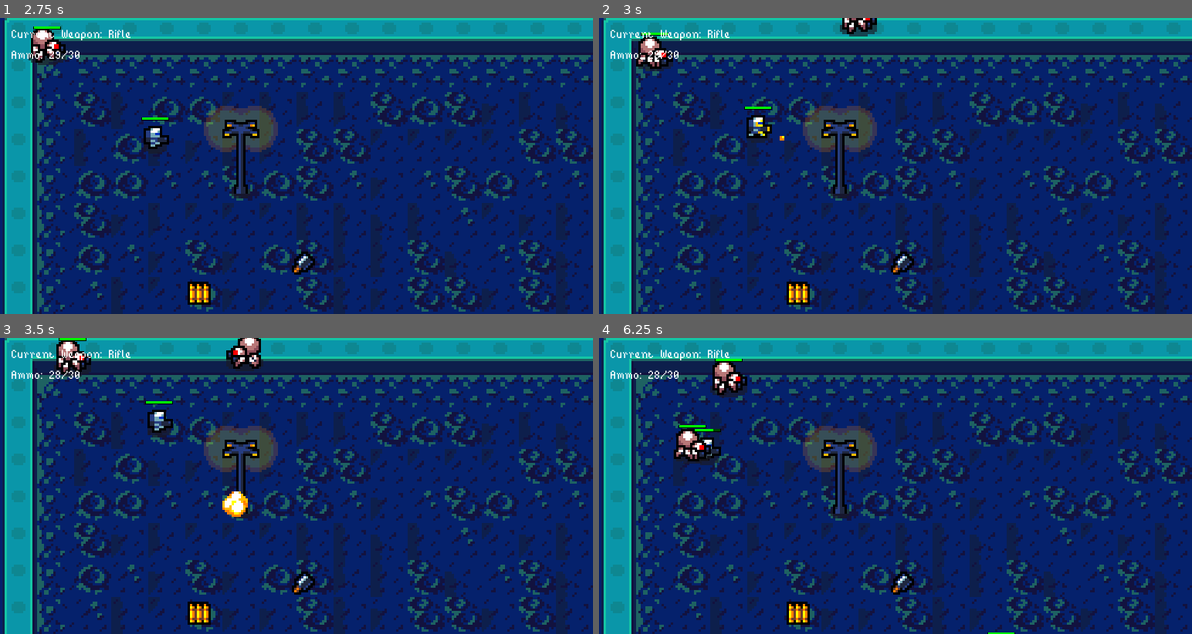
Above: before the commit, frames 1-4 (two rows, left to right).
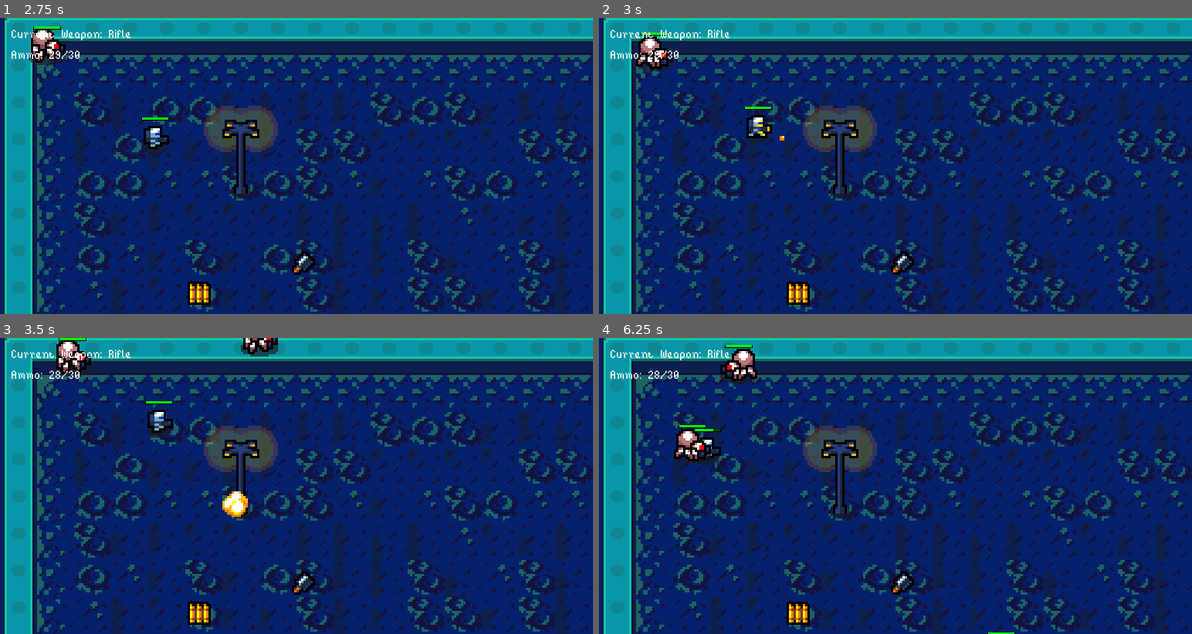
Above: after the commit, the same moments.

Repository: Gui-dev/topdown-shooter
Game: Godot game, scene res://scenes/management/game_level.tscn
Two runs of this game, one before a commit and one after it. Both use one fixed random seed, a clock stepped at 60 frames per second and the inputs below.
Inputs (mouse positions are in pixels of both pictures, inside the frame that each line leads up to):
- Up to frame 1 (2.75 s): move the mouse to (426, 151) at 0.52 s; hold Right (ui_right) 0.53-1.28 s; click (426, 151) at 0.67 s; tap Space (ui_select) at 0.77, 1.52 s; move the mouse to (177, 180) at 1.27 s; hold Down (ui_down) 1.28-2.03 s; move the mouse to (355, 100) at 2.02 s; hold Right (ui_right) from 2.03 s (still down)
- Up to frame 2 (3 s): move the mouse to (865, 225) at 2.77 s; release Right (ui_right) at 2.78 s; hold Up (ui_up) from 2.78 s (still down); click (865, 225) at 2.92 s
- Up to frame 3 (3.5 s): keep holding Up (ui_up); tap Space (ui_select) at 3.02 s
- Up to frame 4 (6.25 s): move the mouse to (1073, 530) at 3.52 s; release Up (ui_up) at 3.53 s; hold Left (ui_left) 3.53-5.03 s; tap Space (ui_select) at 3.77, 4.52, 6.02 s; move the mouse to (717, 441) at 4.27 s; move the mouse to (925, 486) at 5.02 s; hold Down (ui_down) 5.03-5.78 s; click (925, 486) at 5.17 s; move the mouse to (806, 412) at 5.77 s; hold Right (ui_right) from 5.78 s (still down)

Frame 1 is identical in both runs. In frame 2, 0.4% of the frame differs, in the area x 40-47%, y 0-7%; in frame 3, 0.7%; in frame 4, 1.0%, in the area x 18-27%, y 2-21%.

Commit message:
feat: add apply layers and masks

Diff:
--- a/scripts/management/layered_objects.gd
+++ b/scripts/management/layered_objects.gd
@@ -6,7 +6,7 @@
 onready var parent: Node2D = get_parent()
 onready var timer: Timer = $timer
 var avaliable_cells: Array = []
-var spawn_cooldown: float = 1.5
+var spawn_cooldown: float = 2.0
 export(Array, PackedScene) var enemies_list
 
 
